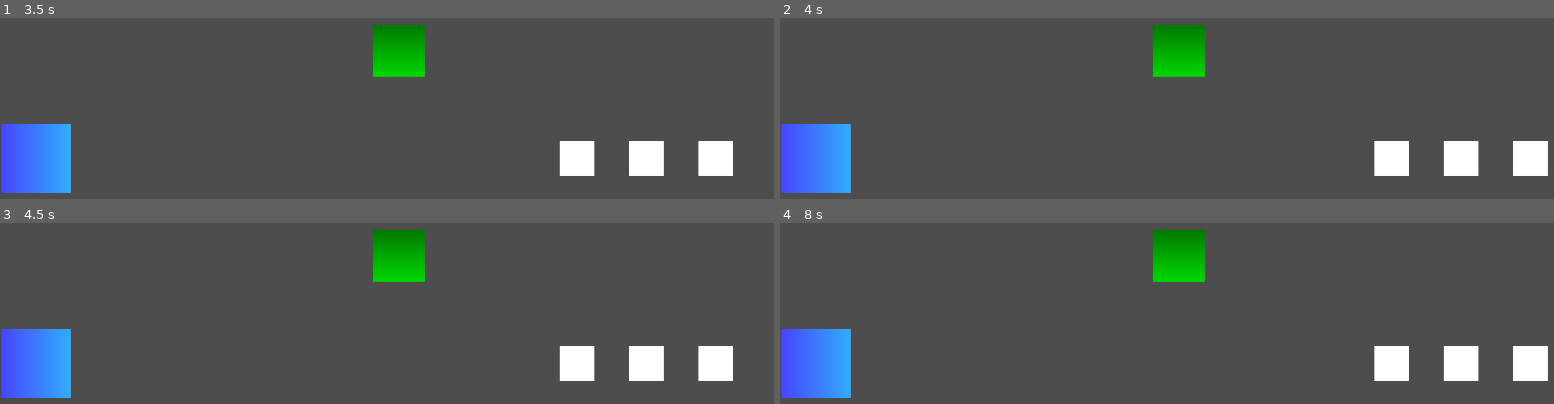
Above: before the commit, frames 1-4 (two rows, left to right).
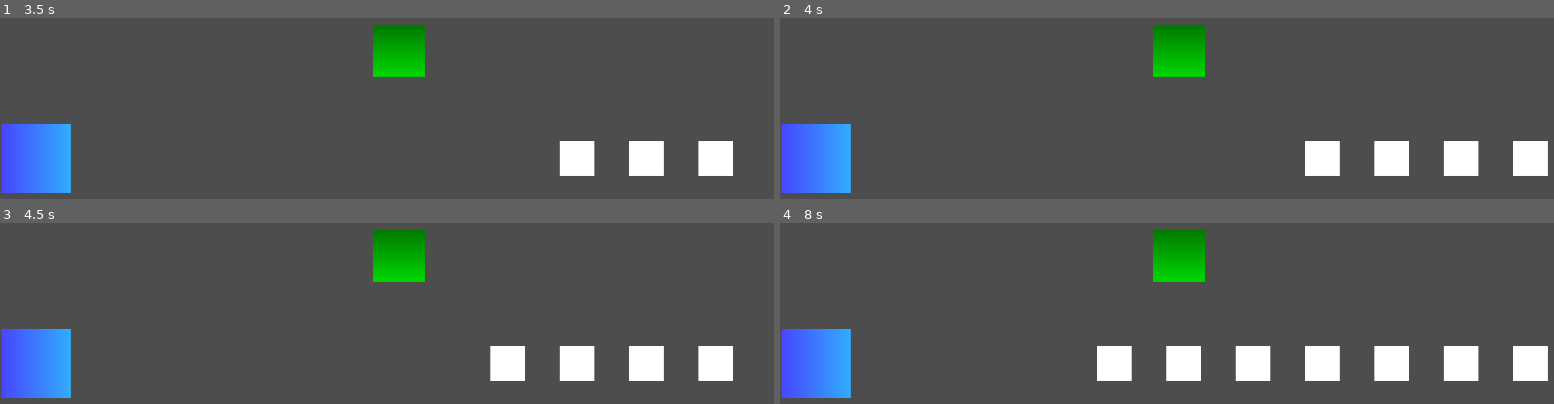
Above: after the commit, the same moments.

Repository: ArrowTheFighter/JamSnapNatureTutorial
Game: Godot game, scene res://Scenes/main.tscn
The game is run twice, just before and just after one commit, with the same random seed, the same clock (stepped at 60 frames per second) and the same inputs.
Inputs:
- Up to frame 1 (3.5 s): tap Enter at 0.5 s
- Up to frame 2 (4 s): no input
- Up to frame 3 (4.5 s): no input
- Up to frame 4 (8 s): no input

Frame 1 is identical in both runs. In frame 2, 0.9% of the frame differs, in the area x 67-73%, y 67-88%; in frame 3, 0.9%; in frame 4, 3.5%, in the area x 40-73%, y 67-88%.

Commit message:
adjusted wait time on tower spawner

Diff:
--- a/Scenes/tower.tscn
+++ b/Scenes/tower.tscn
@@ -31,6 +31,7 @@
 shape = SubResource("CircleShape2D_1pwxi")
 
 [node name="Timer" type="Timer" parent="."]
+wait_time = 3.0
 
 [connection signal="area_entered" from="Area2D" to="." method="_on_area_2d_area_entered"]
 [connection signal="area_exited" from="Area2D" to="." method="_on_area_2d_area_exited"]
